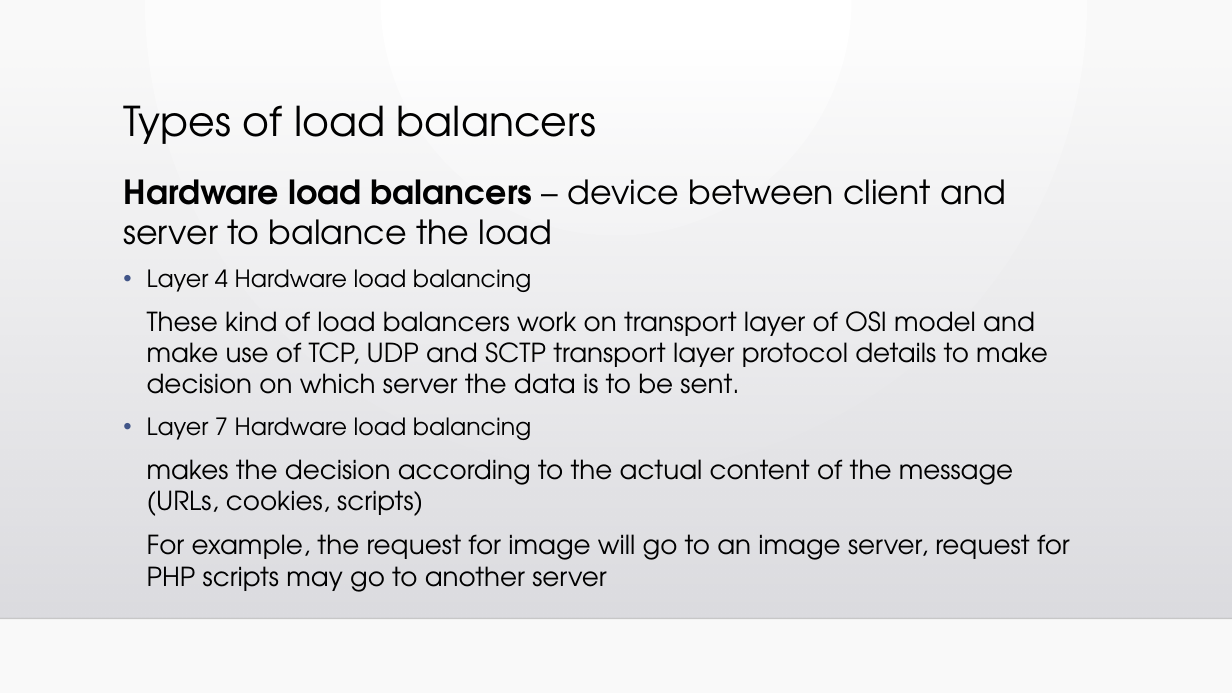
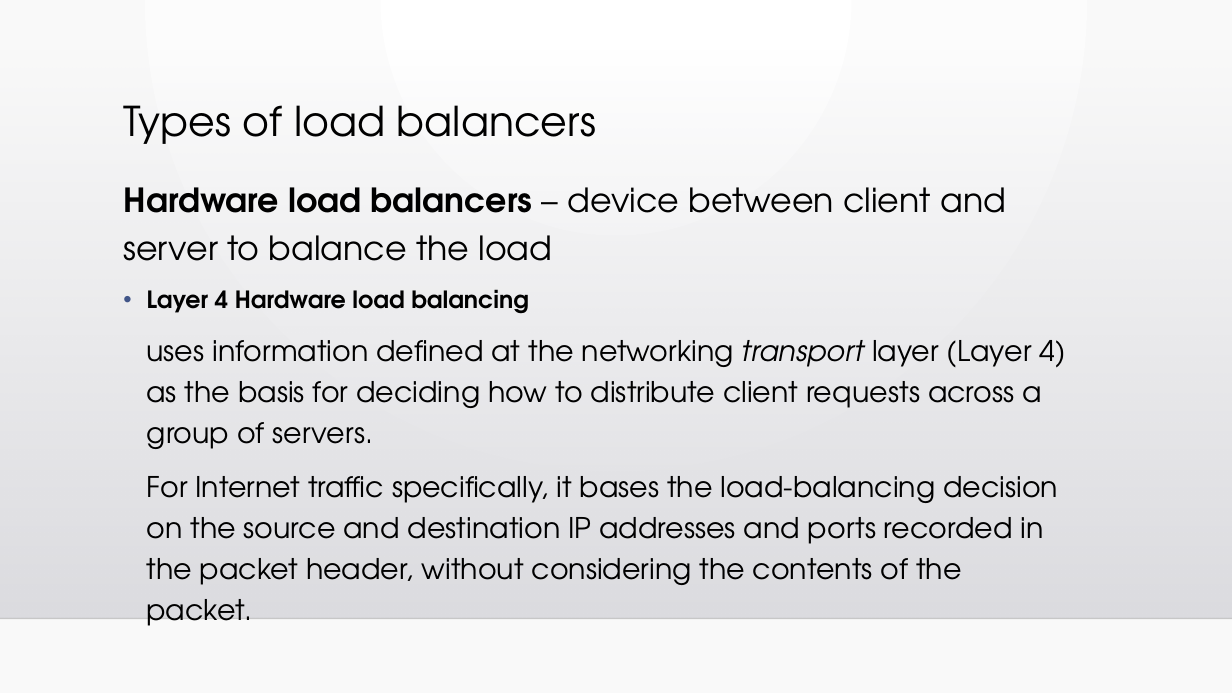
Before and after one commit to shishirkulkarni/DistributedSystems, a slide deck: slide 3 of Homework 9 - Distributed Applications/load_balancer.pptx (slide 4 before the commit). Drawn at 1232x693 pixels with LibreOffice and Linux fonts; fonts in the diff are those of the drawing; background and template pictures are left out. Boxes give left, top, right and bottom in pixels: in the first picture for what was removed or moved away, otherwise in the second. Text is boxed around its words. In the diff, an @@ line names an element or a change of style, - is before the commit and + after.

Commit message:
cs249: updated ppt

```diff
--- a/Homework 9 - Distributed Applications/load_balancer.pptx
+++ b/Homework 9 - Distributed Applications/load_balancer.pptx
@@ text at (123, 187, 1006, 314): bold on in "Layer 4 Hardware load balancing"; line spacing 1 to 1.2 @@
@@ text at (147, 340, 1065, 626): text changed; size 20.4 to 22.2 pt @@
-These kind of load balancers work on transport layer of OSI model and make use of TCP, UDP and SCTP transport layer protocol details to make decision on which server the data is to be sent.
-• Layer 7 Hardware load balancing
-makes the decision according to the actual content of the message (URLs, cookies, scripts)
-For example, the request for image will go to an image server, request for PHP scripts may go to another server
+uses information defined at the networking transport layer (Layer 4) as the basis for deciding how to distribute client requests across a group of servers.
+For Internet traffic specifically, it bases the load-balancing decision on the source and destination IP addresses and ports recorded in the packet header, without considering the contents of the packet.
```
Also in this commit, not shown: 4 other slides changed, 8 slides added, 1 slide removed.
